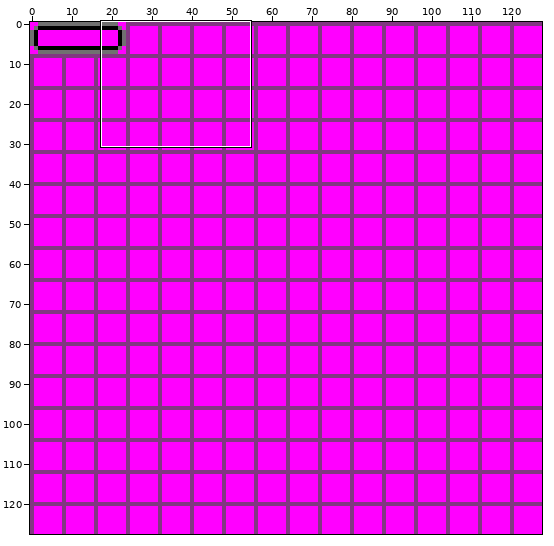
Sprite sheet, stored at res/art/iconSheet.png. Above: a wide view before the commit, with the close-up outlined.
Close-up. Old version:
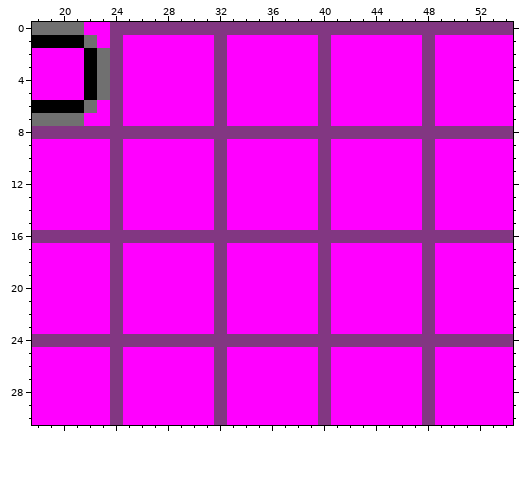
The file is 128x128 pixels. Shown: x 18..54, y 0..30.
The result:
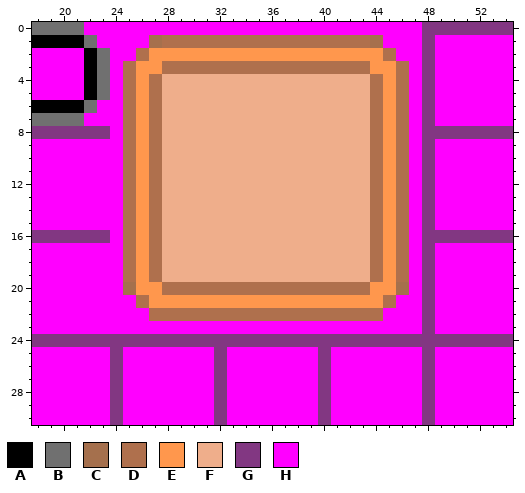
Palette (. is transparent): A #000000  B #707070  C #a5704d  D #af704d  E #ff974d  F #efae8b  G #823782  H #ff00ff
What changed:
Colour H becomes colour C in row 1 at x 27 and 44; in row 20 at x 25 and 46.
Colour G becomes colour D in row 1 at x 32 and 40; in row 3 at x 32 and 40; in row 8 at x 25, 27, 44 and 46; in row 16 at x 25, 27, 44 and 46; in row 20 at x 32 and 40; in row 22 at x 32 and 40.
Colour H becomes colour D in row 1 at x 28 to 31, 33 to 39 and 41 to 43; in row 2 at x 26 and 45; in row 3 at x 25, 28 to 31, 33 to 39, 41 to 43 and 46; in rows 4 to 7 at x 25, 27, 44 and 46; in rows 9 to 15 at x 25, 27, 44 and 46; in rows 17 to 19 at x 25, 27, 44 and 46.
Colour H becomes colour D in row 20 at x 28 to 31, 33 to 39 and 41 to 43; in row 21 at x 26 and 45; in row 22 at x 27 to 31, 33 to 39 and 41 to 44.
Colour G becomes colour E in row 2 at x 32 and 40; in row 8 at x 26 and 45; in row 16 at x 26 and 45; in row 21 at x 32 and 40.
Colour H becomes colour E in row 2 at x 27 to 31, 33 to 39 and 41 to 44; in row 3 at x 26 to 27 and 44 to 45; in rows 4 to 7 at x 26 and 45; in rows 9 to 15 at x 26 and 45; in rows 17 to 19 at x 26 and 45; in row 20 at x 26 to 27 and 44 to 45.
Colour H becomes colour E in row 21 at x 27 to 31, 33 to 39 and 41 to 44.
Colour G becomes colour F in rows 4 to 7 at x 32 and 40; in row 8 at x 28 to 43; in rows 9 to 15 at x 32 and 40; in row 16 at x 28 to 43; in rows 17 to 19 at x 32 and 40.
Colour H becomes colour F in rows 4 to 7 at x 28 to 31, 33 to 39 and 41 to 43; in rows 9 to 15 at x 28 to 31, 33 to 39 and 41 to 43; in rows 17 to 19 at x 28 to 31, 33 to 39 and 41 to 43.
Colour G becomes colour H in row 0 at x 24 to 47; in rows 1 to 7 at x 24; in row 8 at x 24 and 47; in rows 9 to 15 at x 24; in row 16 at x 24 and 47; in rows 17 to 22 at x 24.
Colour G becomes colour H in row 23 at x 24, 32 and 40.
